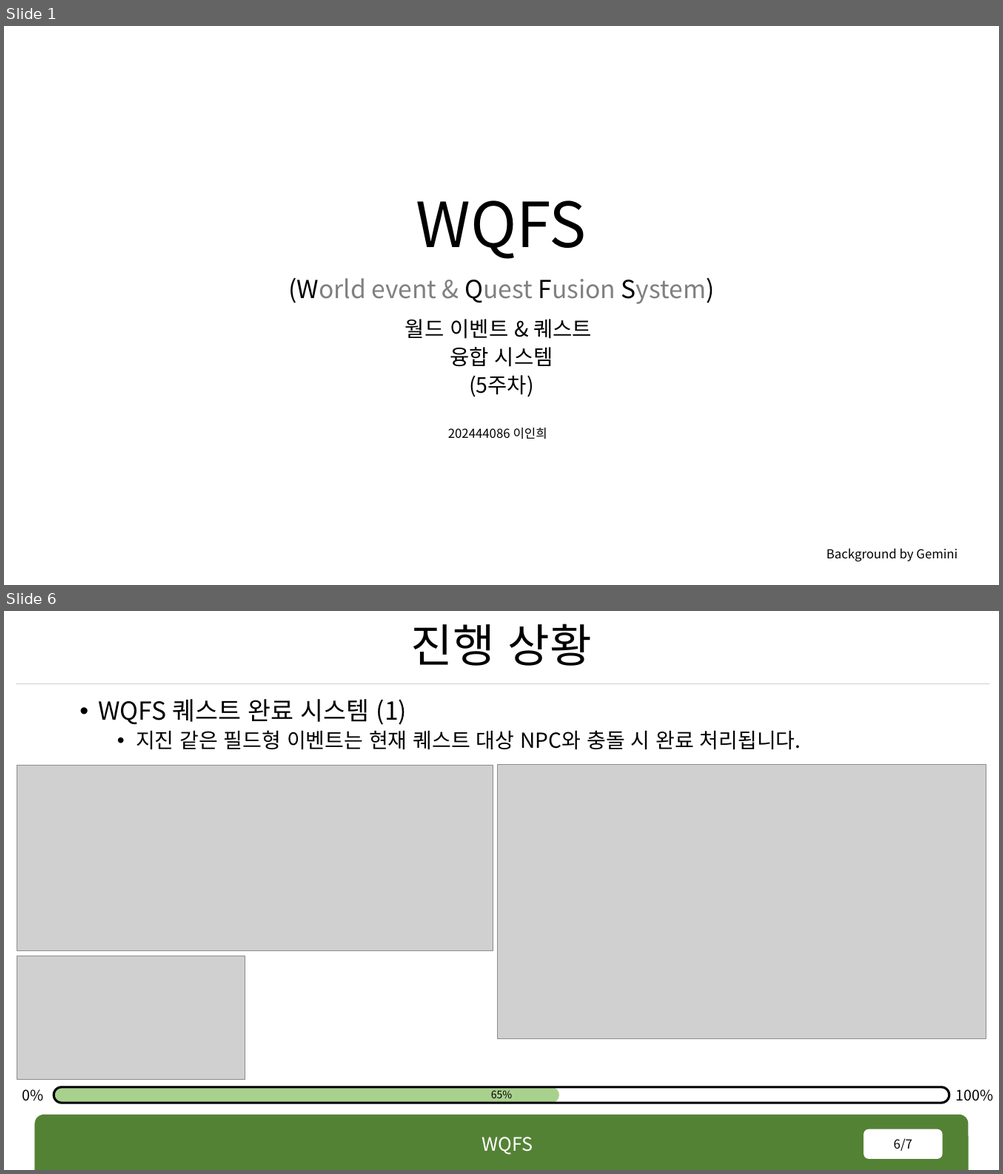
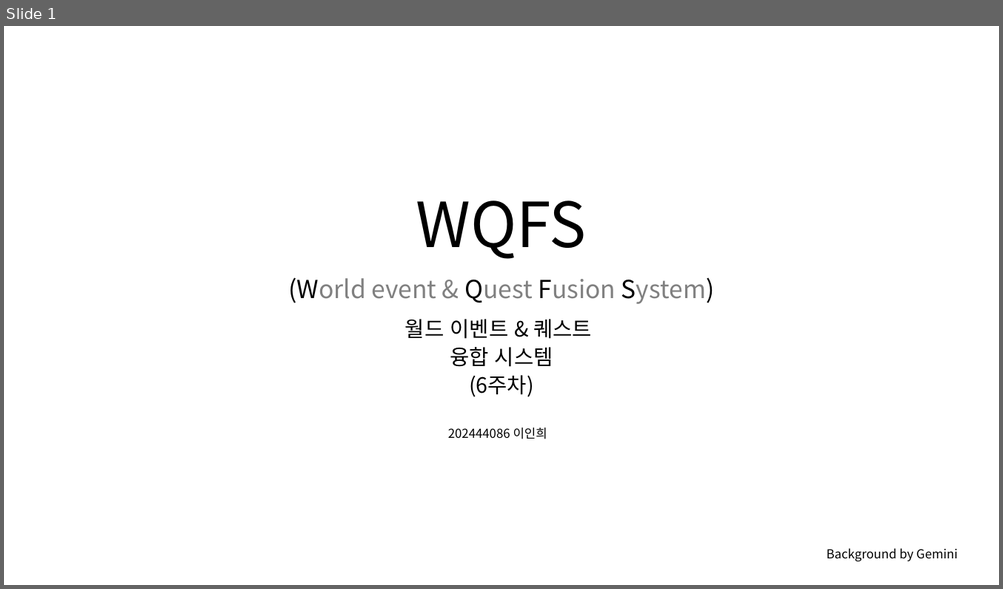
Before and after one commit to rennOobayashi/WQFS, a slide deck: WQFS.pptx. Shown one above the other, each under a label of ours: slides 1 and 6 before the commit, slide 1 after it; the slides between them are not shown. The pictures are 1003x1174 and 1003x589 pixels, drawn with LibreOffice and Linux fonts; fonts in the diff are those of the drawing; grey boxes stand for pictures; background and template pictures are left out. Boxes give left, top, right and bottom in pixels: in the first picture for what was removed or moved away, otherwise in the second. Text is boxed around its words. In the diff, an @@ line names an element or a change of style, - is before the commit and + after.

```diff
--- a/WQFS.pptx
+++ b/WQFS.pptx
@@ slide 6 removed at (x1=4, y1=611, x2=999, y2=1170), background #FFFFFF @@
@@ title removed at (x1=411, y1=624, x2=591, y2=666) @@
-진행 상황
@@ line removed from (16, 684) to (990, 684) @@
@@ text removed at (x1=99, y1=699, x2=801, y2=750) @@
-• WQFS 퀘스트 완료 시스템 (1)
-  • 지진 같은 필드형 이벤트는 현재 퀘스트 대상 NPC와 충돌 시 완료 처리됩니다.
@@ picture removed at (x1=17, y1=766, x2=492, y2=951) @@
@@ picture removed at (x1=497, y1=765, x2=986, y2=1039) @@
@@ picture removed at (x1=17, y1=957, x2=245, y2=1080) @@
@@ text removed at (x1=22, y1=1090, x2=44, y2=1102) @@
-0%
@@ rounded rectangle removed at (x1=54, y1=1088, x2=559, y2=1103) @@
@@ rounded rectangle removed at (x1=54, y1=1088, x2=949, y2=1103) @@
@@ text removed at (x1=491, y1=1091, x2=512, y2=1102) @@
-65%
@@ text removed at (x1=956, y1=1090, x2=993, y2=1102) @@
-100%
@@ round same rect removed at (x1=34, y1=1116, x2=968, y2=1170) @@
@@ text removed at (x1=481, y1=1137, x2=532, y2=1155) @@
-WQFS
@@ page number removed at (x1=864, y1=1130, x2=942, y2=1159) @@
-6/7
@@ slide 1 changed as well @@
@@ text at (x1=469, y1=375, x2=534, y2=397): text changed @@
-(5주차)
+(6주차)
```
Also in this commit, not shown: 1 other slide changed, 2 slides added, 4 other slides removed, 8 other files.
